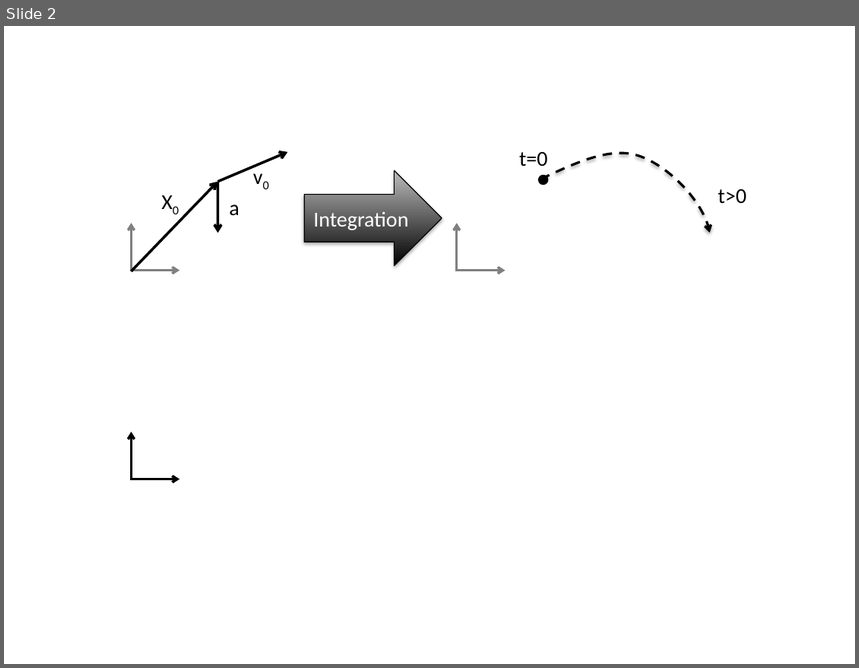
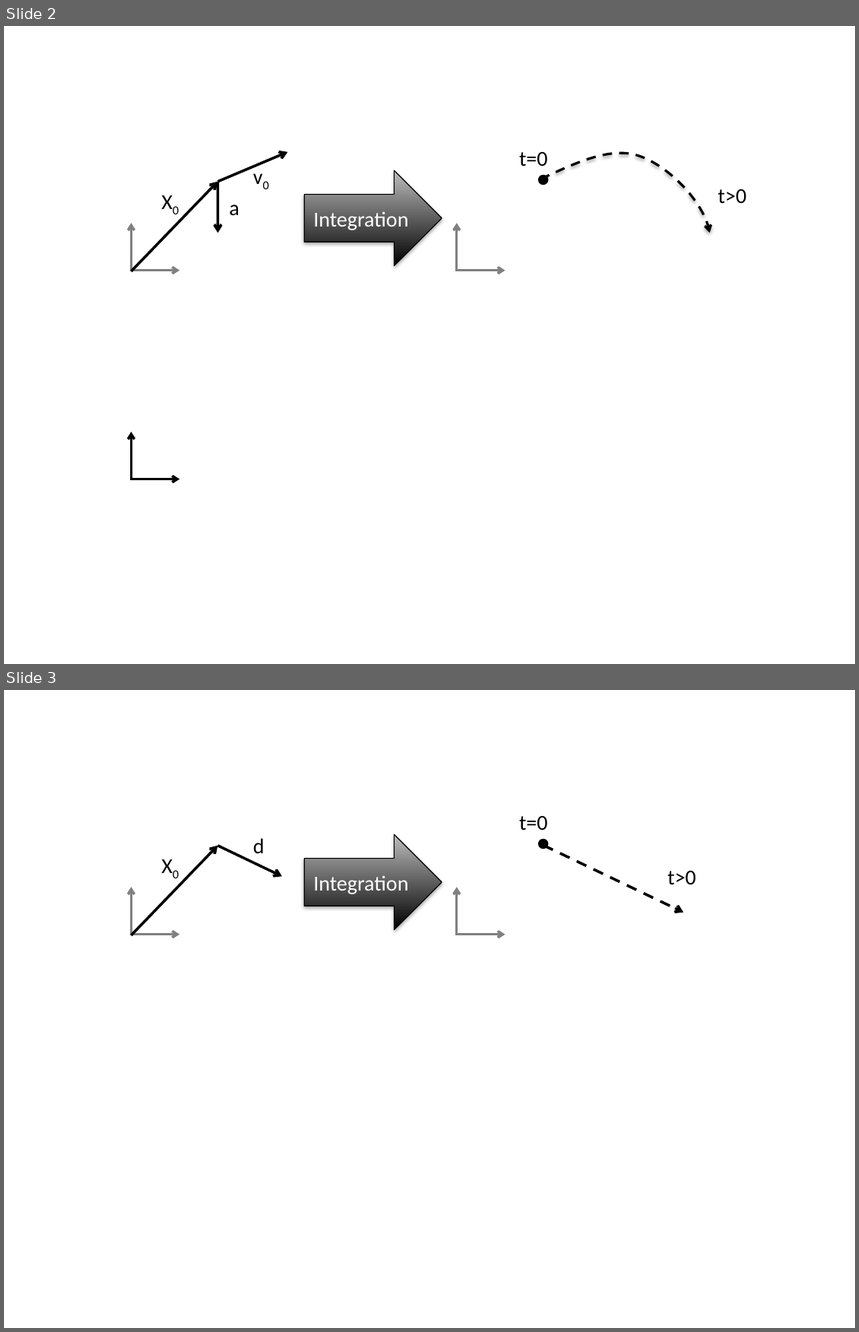
Before and after one commit to pcottle/MastersThesis, a slide deck: figures/figures.pptx. Shown one above the other, each under a label of ours: slide 2 before the commit, slides 2 and 3 after it. The pictures are 859x668 and 859x1332 pixels, drawn with LibreOffice and Linux fonts; fonts in the diff are those of the drawing. Boxes give left, top, right and bottom in pixels: in the first picture for what was removed or moved away, otherwise in the second. Text is boxed around its words. In the diff, an @@ line names an element or a change of style, - is before the commit and + after.

```diff
--- a/figures/figures.pptx
+++ b/figures/figures.pptx
@@ slide 3 added at [4,690,855,1328], background #FFFFFF @@
@@ text added at [519,816,547,830], 18 pt, text #000000 @@
+t=0
@@ arrow added from (131, 935) to (218, 846), #000000 2.25 pt @@
@@ text added at [153,847,190,882], 18 pt, text #000000 @@
+X0
@@ arrow added from (218, 846) to (282, 876), #000000 2.25 pt @@
@@ text added at [253,838,265,853], 18 pt, text #000000 @@
+d
@@ right arrow added at [304,834,443,930], fill gradient #000000 to #BDBDBD, outline #000000 0.75 pt, 18 pt, text #FFFFFF @@
+Integration
@@ ellipse added at [538,839,548,848], fill #000000, outline #000000 0.75 pt @@
@@ arrow added from (544, 846) to (683, 912), #000000 2.25 pt dashed @@
@@ text added at [667,871,696,885], 18 pt, text #000000 @@
+t>0
@@ arrow added from (131, 935) to (131, 887), #808080 2 pt @@
@@ arrow added from (457, 935) to (457, 888), #808080 2 pt @@
@@ arrow added from (131, 934) to (180, 934), #808080 2 pt @@
@@ arrow added from (457, 934) to (506, 934), #808080 2 pt @@
```
Also in this commit, not shown: 3 other files.
